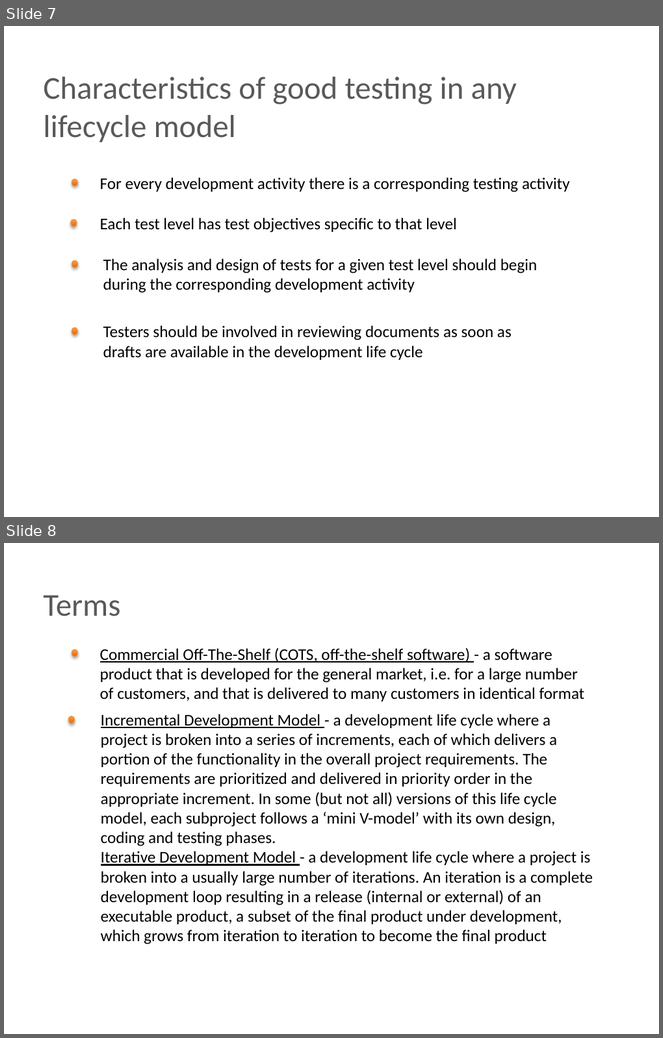
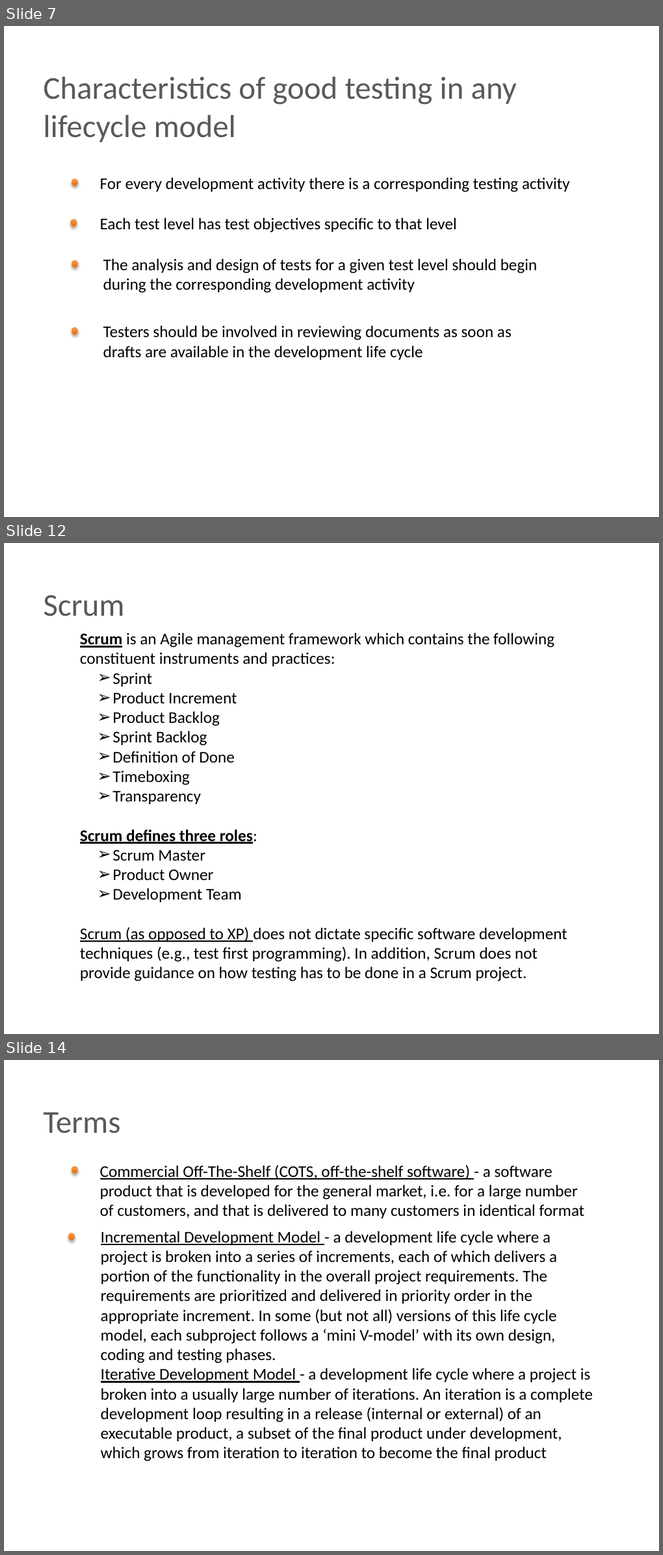
Before and after one commit to BigRacer/swtesting, a slide deck: inna/Занятие2/Занятие 2.pptx. Shown one above the other, each under a label of ours: slides 7 and 8 before the commit, slides 7, 12 and 14 after it; the slides between them are not shown. The pictures are 663x1038 and 663x1555 pixels, drawn with LibreOffice and Linux fonts; fonts in the diff are those of the drawing; background and template pictures are left out. Boxes give left, top, right and bottom in pixels: in the first picture for what was removed or moved away, otherwise in the second. Text is boxed around its words. In the diff, an @@ line names an element or a change of style, - is before the commit and + after.

```diff
--- a/inna/Занятие2/Занятие 2.pptx
+++ b/inna/Занятие2/Занятие 2.pptx
@@ slide 12 added at bbox=[4, 543, 659, 1034], background picture (left out) @@
@@ text added at bbox=[43, 595, 124, 616], 35 pt, text #595959 @@
+Scrum
@@ text added at bbox=[80, 633, 568, 982], 18 pt, text #000000 @@
+Scrum is an Agile management framework which contains the following constituent instruments and practices:
+  ➢ Sprint
+  ➢ Product Increment
+  ➢ Product Backlog
+  ➢ Sprint Backlog
+  ➢ Definition of Done
+  ➢ Timeboxing
+  ➢ Transparency
+Scrum defines three roles:
+  ➢ Scrum Master
+  ➢ Product Owner
+  ➢ Development Team
+Scrum (as opposed to XP) does not dictate specific software development techniques (e.g., test first programming). In addition, Scrum does not provide guidance on how testing has to be done in a Scrum project.
@@ what was slide 8 is now slide 14 @@
```
Also in this commit, not shown: 5 other slides added.
